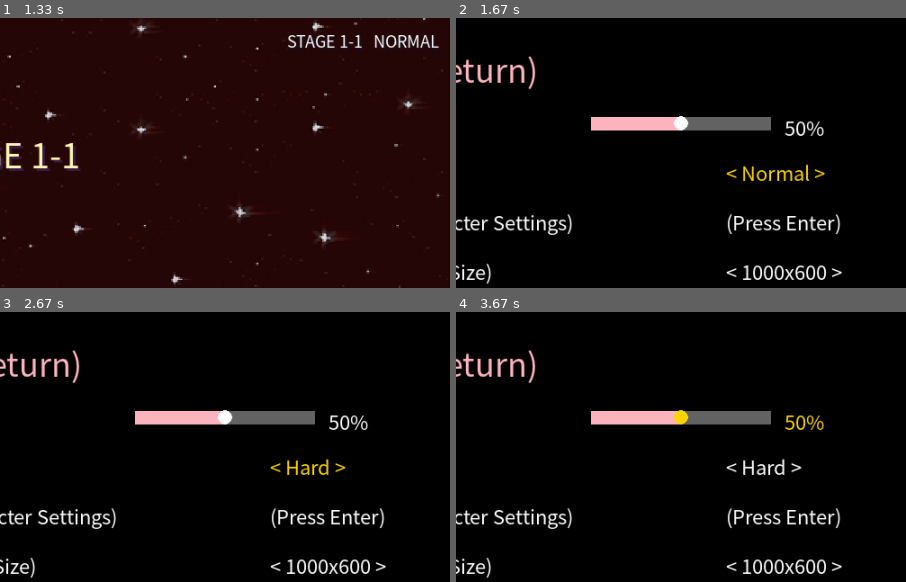
Above: before the commit, frames 1-4 (two rows, left to right).
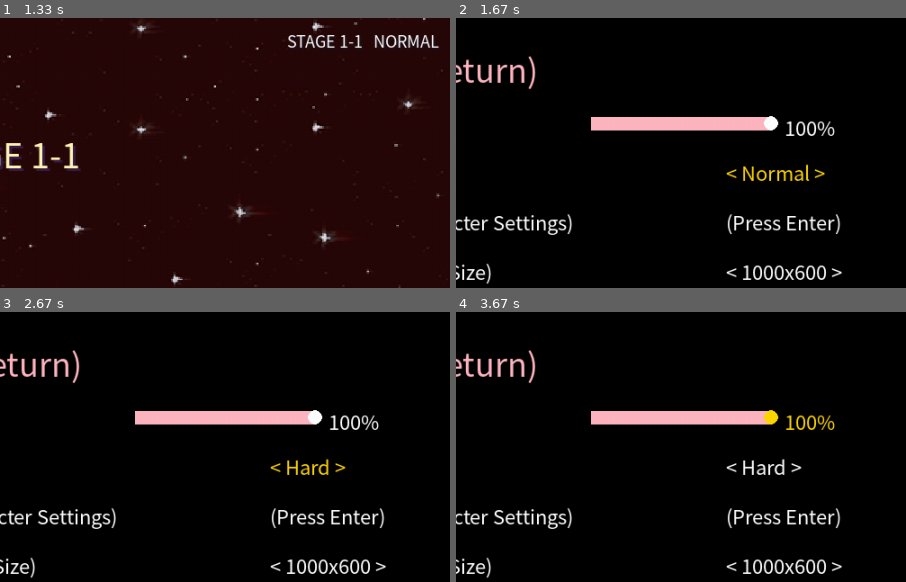
Above: after the commit, the same moments.

Repository: nanjjang/jungboguahak_pygameProject
Game: pygame game, started from game/main.py
Two runs of this game, one before a commit and one after it. Both use one fixed random seed, a clock stepped at 60 frames per second and the inputs below.
Inputs:
- Up to frame 1 (1.33 s): tap Enter at 0.33 s; tap Space at 0.67 s; tap Z at 1 s
- Up to frame 2 (1.67 s): tap Esc at 1.33 s
- Up to frame 3 (2.67 s): tap Keypad Enter at 1.67 s; click "< Normal >" at 2.05 s; hold Right from 2.33 s (still down); tap Space at 2.4 s
- Up to frame 4 (3.67 s): tap Space at 2.7, 3.62 s; release Right at 2.8 s; tap Shift at 2.88 s; tap Enter at 3.22 s; hold Up from 3.55 s (still down)
The pictures show only the part of the screen within x 50-100%, y 0-50%; the shares and areas given below are measured in that part.

Frame 1 is identical in both runs. In frame 2, 1.5% of the frame differs, in the area x 48-85%, y 36-44%; in frame 3, 1.5%; in frame 4, 1.5%.

Commit message:
feat: ????

Diff:
--- a/game/src/game_app.py
+++ b/game/src/game_app.py
@@ -97,7 +97,9 @@
             clear_input_state()
             sfx.sync_bgm(state)
             continue
-        if actions.title_quit_pressed and state.player.game_over:
+        if actions.title_quit_pressed and (
+            state.player.game_over or state.stage.completed
+        ):
             quit_confirm_open = True
             quit_confirm_yes = False
             sfx.play_sfx("menu_confirm")
--- a/game/src/game_renderer.py
+++ b/game/src/game_renderer.py
@@ -46,7 +46,7 @@
         draw_end_overlay(
             surface,
             "ALL STAGES CLEAR!",
-            "R: play again",
+            "R: play again    Q: exit",
             large_font,
             font,
         )
--- a/game/src/kirby.py
+++ b/game/src/kirby.py
@@ -246,7 +246,7 @@
                 "horizontal": water_shot_frames,
             },
             "electric": {
-                "horizontal": electric_frames,
+                "horizontal": breath_horizontal,
             },
             "earth": {"horizontal": breath_horizontal},
         }
@@ -1103,24 +1103,6 @@
             image = image.copy()
             image.fill((255, 70, 70, 120), special_flags=pg.BLEND_RGBA_ADD)
         surface.blit(image, image_rect)
-        # 입에 문 속성
-        if (
-            self.held_element is not None
-            and not self.spit_animation.active
-            and not self._in_attack()
-        ):
-            color = ELEMENTS[self.held_element]["color"]
-            bx = self.rect.right + 4 if self.facing_right else self.rect.left - 4
-            bx -= round(camera_x)
-            radius = 13 if (pg.time.get_ticks() // 150) % 2 == 0 else 10
-            pg.draw.circle(surface, color, (bx, self.rect.centery), radius)
-            pg.draw.circle(
-                surface,
-                (255, 255, 255),
-                (bx, self.rect.centery),
-                radius,
-                2,
-            )
 
     def draw_inhale_effect(self, surface, camera_x=0):
         # 흡입 효과
--- a/game/src/settingScreen.py
+++ b/game/src/settingScreen.py
@@ -8,6 +8,7 @@
     SCREEN_WIDTH,
 )
 from src.warningMessage import show_popup
+from src import sfx
 
 screen = pg.display.set_mode((SCREEN_WIDTH, SCREEN_HEIGHT))
 clock = pg.time.Clock()
@@ -27,7 +28,7 @@
 font = load.get_korean_font(22)
 title_font = load.get_korean_font(36)
 
-volume = 50
+volume = 100
 difficulties = ["Easy", "Normal", "Hard"]
 DIFFICULTY_VALUES = ["easy", "normal", "hard"]
 diff_index = 1
@@ -184,6 +185,7 @@
     menu_running = True
     while menu_running:
         dt = clock.tick(30)
+        sfx.set_user_volume(volume)
         screen.fill(BLACK)
 
         # 타이틀
--- a/game/src/sfx.py
+++ b/game/src/sfx.py
@@ -6,8 +6,28 @@
 
 SOUNDS_ROOT = Path(__file__).resolve().parent / "assets" / "sounds"
 
-MASTER_VOLUME = 0.78
-MUSIC_VOLUME = 0.44
+# 개발자가 맞춘 기준 볼륨
+BASE_MASTER_VOLUME = 0.78
+BASE_MUSIC_VOLUME = 0.44
+
+# 설정 메뉴에서 조절하는 사용자 볼륨 배율 (0.0 ~ 1.0)
+_user_volume = 1.0
+
+
+def set_user_volume(percent):
+    # 설정 메뉴의 0~100 볼륨을 반영
+    global _user_volume
+    _user_volume = max(0, min(100, percent)) / 100
+    if pg.mixer.get_init():
+        pg.mixer.music.set_volume(BASE_MUSIC_VOLUME * _user_volume)
+
+
+def master_volume():
+    return BASE_MASTER_VOLUME * _user_volume
+
+
+def music_volume():
+    return BASE_MUSIC_VOLUME * _user_volume
 
 MUSIC = {
     "menu": "05_-_Menu.mp3",
@@ -68,7 +88,7 @@
     if sound is None:
         return
     _, volume = SFX[name]
-    sound.set_volume(volume * MASTER_VOLUME)
+    sound.set_volume(volume * master_volume())
     sound.play()
 
 
@@ -81,7 +101,7 @@
     if sound is None:
         return
     _, volume = SFX[name]
-    sound.set_volume(volume * MASTER_VOLUME)
+    sound.set_volume(volume * master_volume())
     channel = sound.play()
     if channel is None:
         return
@@ -104,7 +124,7 @@
     if sound is None:
         return
     _, volume = SFX[name]
-    sound.set_volume(volume * MASTER_VOLUME)
+    sound.set_volume(volume * master_volume())
     channel = sound.play(loops=-1)
     if channel is not None:
         _loop_channels[name] = channel
@@ -147,7 +167,7 @@
     try:
         pg.mixer.music.fadeout(120)
         pg.mixer.music.load(str(path))
-        pg.mixer.music.set_volume(MUSIC_VOLUME)
+        pg.mixer.music.set_volume(music_volume())
         pg.mixer.music.play(loops=loops, fade_ms=fade_ms)
         _current_music = name
     except pg.error:
--- a/game/src/stage.py
+++ b/game/src/stage.py
@@ -237,6 +237,15 @@
 
     def _advance(self):
         # 다음 스테이지
+
+        # ===== 임시: 첫 보스(1-3)만 깨면 ALL STAGES CLEAR =====
+        # 아래 블록(이 주석 ~ 다음 ===== 줄)을 지우면 원래대로 끝까지 진행됩니다.
+        if self.world == 1 and self.is_boss_stage:
+            self.completed = True
+            self.clear_started_at = None
+            return
+        # ===== 임시 끝 =====
+
         if self.substage < self.SUBSTAGES:
             self.substage += 1
             return
Binary file changed: game/src/assets/images/01_horizontal_fire/frame_001.png
Binary file changed: game/src/assets/images/01_horizontal_fire/frame_002.png
Binary file changed: game/src/assets/images/01_horizontal_fire/frame_003.png
Binary file changed: game/src/assets/images/01_horizontal_fire/frame_004.png
Binary file changed: game/src/assets/images/01_horizontal_fire/frame_005.png
Binary file changed: game/src/assets/images/01_horizontal_fire/frame_006.png
Binary file changed: game/src/assets/images/01_horizontal_fire/frame_007.png
Binary file changed: game/src/assets/images/01_horizontal_fire/frame_008.png
Binary file changed: game/src/assets/images/02_vertical_fire/frame_001.png
Binary file changed: game/src/assets/images/02_vertical_fire/frame_002.png
Binary file changed: game/src/assets/images/02_vertical_fire/frame_003.png
Binary file changed: game/src/assets/images/02_vertical_fire/frame_004.png
(and 12 more such lines)
